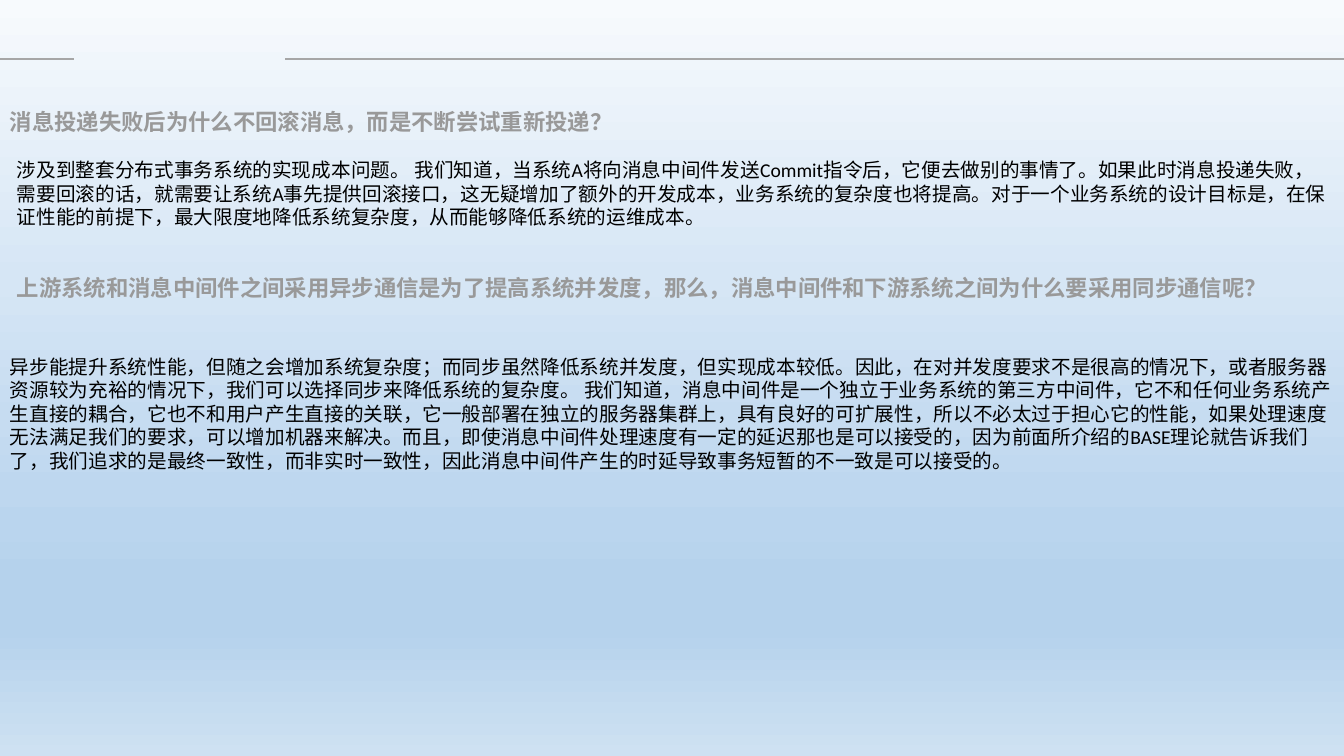
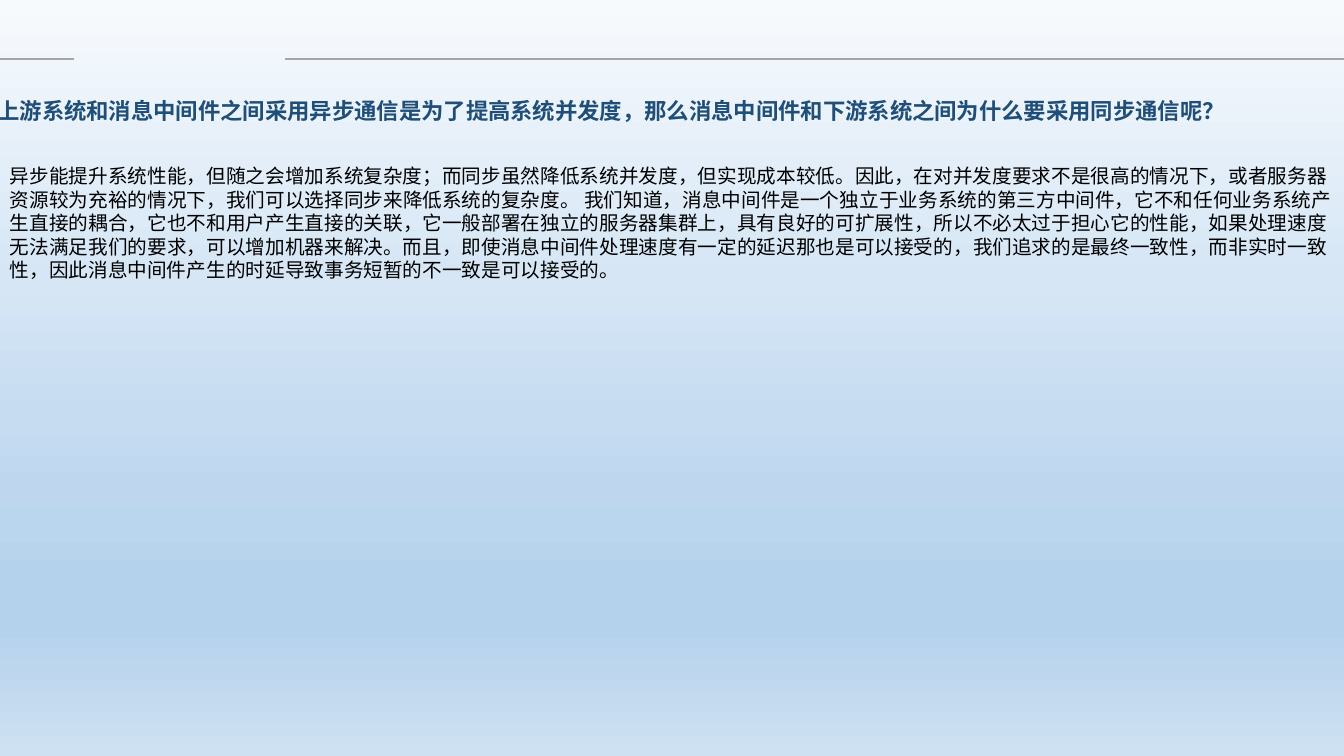
Before and after one commit to Heffie199/zhao_Note, a slide deck: slide 8 of 分布式事务的解决方案 .pptx. Drawn at 1344x756 pixels with LibreOffice and Linux fonts; fonts in the diff are those of the drawing; background and template pictures are left out. Boxes give left, top, right and bottom in pixels: in the first picture for what was removed or moved away, otherwise in the second. Text is boxed around its words. In the diff, an @@ line names an element or a change of style, - is before the commit and + after.

Commit message:
添加了最近分享的ppt

```diff
--- a/分布式事务的解决方案 .pptx
+++ b/分布式事务的解决方案 .pptx
@@ text at [0,100,1224,122]: text changed; text colour #999999 to #1F4E79 @@
-上游系统和消息中间件之间采用异步通信是为了提高系统并发度，那么，消息中间件和下游系统之间为什么要采用同步通信呢？
+上游系统和消息中间件之间采用异步通信是为了提高系统并发度，那么消息中间件和下游系统之间为什么要采用同步通信呢？
@@ text removed at [10,111,613,133] @@
-消息投递失败后为什么不回滚消息，而是不断尝试重新投递？
@@ text at [10,166,1331,279]: text changed @@
-异步能提升系统性能，但随之会增加系统复杂度；而同步虽然降低系统并发度，但实现成本较低。因此，在对并发度要求不是很高的情况下，或者服务器资源较为充裕的情况下，我们可以选择同步来降低系统的复杂度。 我们知道，消息中间件是一个独立于业务系统的第三方中间件，它不和任何业务系统产生直接的耦合，它也不和用户产生直接的关联，它一般部署在独立的服务器集群上，具有良好的可扩展性，所以不必太过于担心它的性能，如果处理速度无法满足我们的要求，可以增加机器来解决。而且，即使消息中间件处理速度有一定的延迟那也是可以接受的，因为前面所介绍的BASE理论就告诉我们了，我们追求的是最终一致性，而非实时一致性，因此消息中间件产生的时延导致事务短暂的不一致是可以接受的。
+异步能提升系统性能，但随之会增加系统复杂度；而同步虽然降低系统并发度，但实现成本较低。因此，在对并发度要求不是很高的情况下，或者服务器资源较为充裕的情况下，我们可以选择同步来降低系统的复杂度。 我们知道，消息中间件是一个独立于业务系统的第三方中间件，它不和任何业务系统产生直接的耦合，它也不和用户产生直接的关联，它一般部署在独立的服务器集群上，具有良好的可扩展性，所以不必太过于担心它的性能，如果处理速度无法满足我们的要求，可以增加机器来解决。而且，即使消息中间件处理速度有一定的延迟那也是可以接受的，我们追求的是最终一致性，而非实时一致性，因此消息中间件产生的时延导致事务短暂的不一致是可以接受的。
@@ text removed at [17,160,1326,226] @@
-涉及到整套分布式事务系统的实现成本问题。 我们知道，当系统A将向消息中间件发送Commit指令后，它便去做别的事情了。如果此时消息投递失败，需要回滚的话，就需要让系统A事先提供回滚接口，这无疑增加了额外的开发成本，业务系统的复杂度也将提高。对于一个业务系统的设计目标是，在保证性能的前提下，最大限度地降低系统复杂度，从而能够降低系统的运维成本。
```
Also in this commit, not shown: 4 other slides changed, 3 slides removed.
